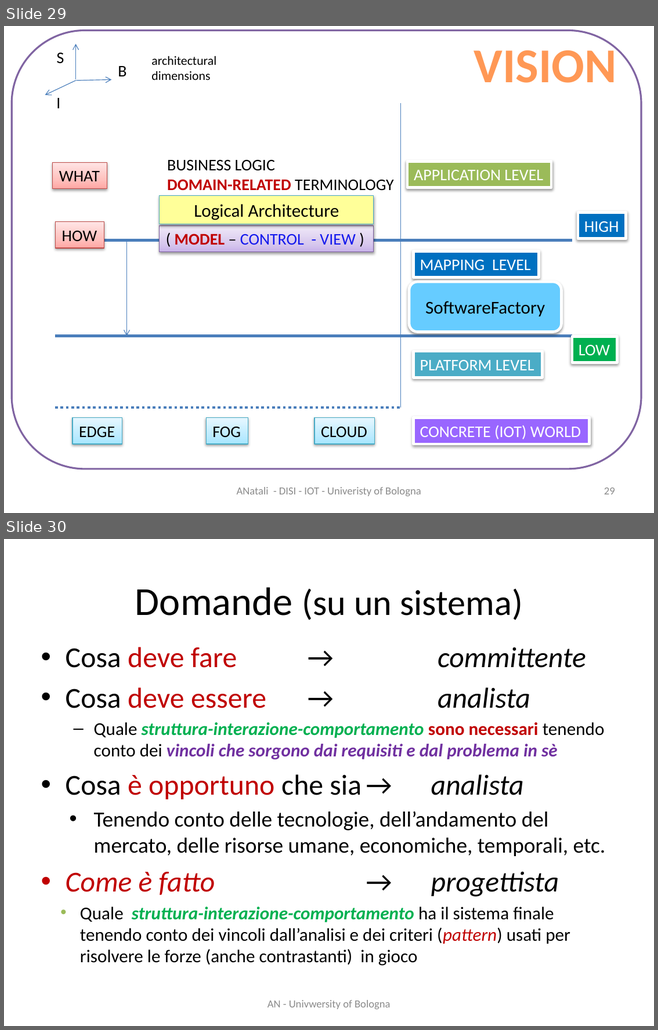
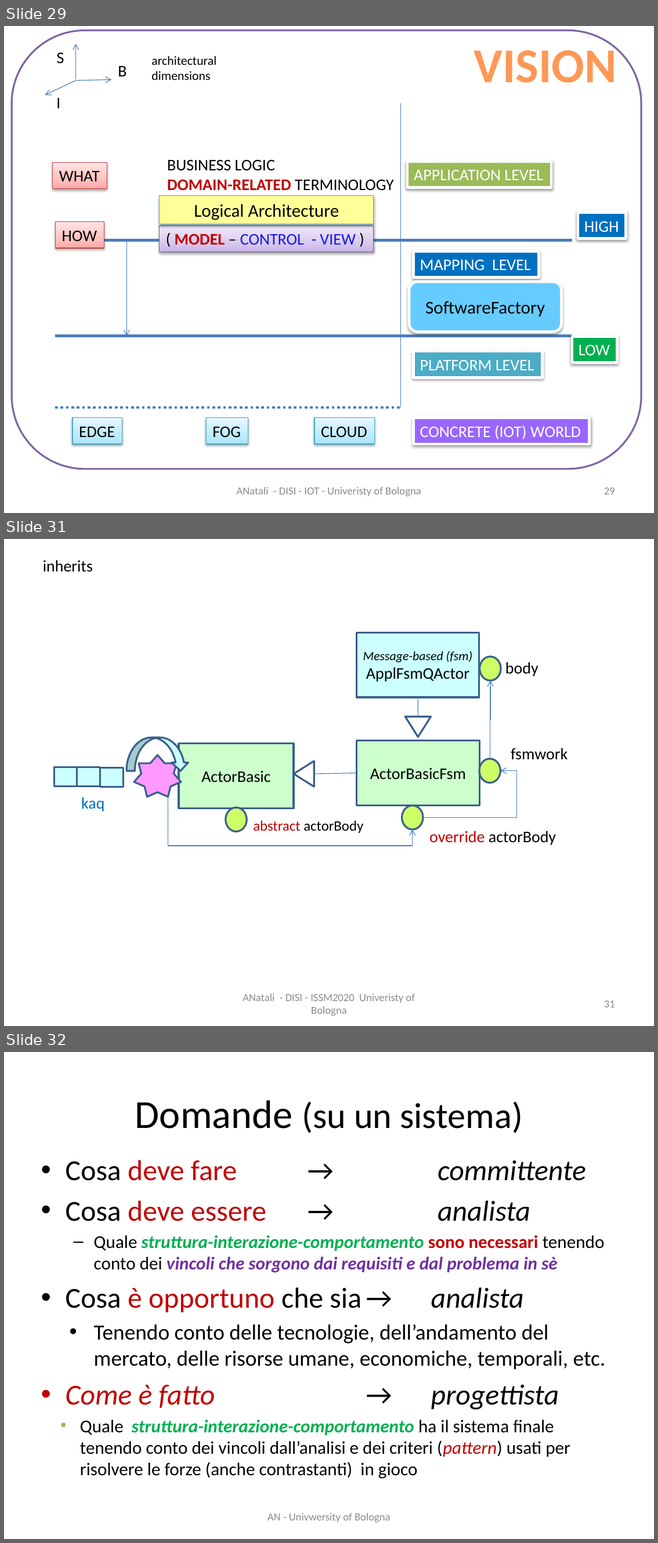
Before and after one commit to anatali/iss2020LabBo, a slide deck: it.unibo.issLabStart/userDocs/ISSM2020.pptx. Shown one above the other, each under a label of ours: slides 29 and 30 before the commit, slides 29, 31 and 32 after it; the slides between them are not shown. The pictures are 658x1030 and 658x1543 pixels, drawn with LibreOffice and Linux fonts; fonts in the diff are those of the drawing. Boxes give left, top, right and bottom in pixels: in the first picture for what was removed or moved away, otherwise in the second. Text is boxed around its words. In the diff, an @@ line names an element or a change of style, - is before the commit and + after.

```diff
--- a/it.unibo.issLabStart/userDocs/ISSM2020.pptx
+++ b/it.unibo.issLabStart/userDocs/ISSM2020.pptx
@@ slide 31 added at box(4, 539, 654, 1026), background #FFFFFF @@
@@ text added at box(43, 560, 93, 572), 18 pt, text #000000 @@
+inherits
@@ rectangle added at box(356, 632, 479, 697), fill #CCFFFF, outline #3A5F8C 2 pt, 14 pt, text #000000, italic @@
+Message-based (fsm)
+ApplFsmQActor
@@ ellipse added at box(480, 657, 501, 681), fill #CCFF66, outline #3A5F8C 2 pt @@
@@ text added at box(505, 662, 538, 676), 18 pt, text #000000 @@
+body
@@ elbow arrow added from (489, 759) to (490, 681), #4B7EBC 0.75 pt @@
@@ line added from (418, 697) to (418, 716), #4B7EBC 0.75 pt @@
@@ triangle added at box(405, 716, 430, 736), fill #FFFFFF, outline #3A5F8C 2 pt @@
@@ curved down arrow added at box(126, 738, 188, 771), fill #CCFFFF, outline #3A5F8C 2 pt @@
@@ rectangle added at box(179, 744, 294, 809), fill #CCFFCC, outline #3A5F8C 2 pt, 18 pt, text #000000 @@
+ActorBasic
@@ rectangle added at box(357, 740, 480, 805), fill #CCFFCC, outline #3A5F8C 2 pt, 18 pt, text #000000 @@
+ActorBasicFsm
@@ star added at box(134, 755, 181, 797), fill #FF99FF, outline #3A5F8C 2 pt @@
@@ triangle added at box(294, 761, 314, 787), fill #FFFFFF, outline #3A5F8C 2 pt @@
@@ ellipse added at box(479, 759, 500, 783), fill #CCFF66, outline #3A5F8C 2 pt @@
@@ text added at box(510, 748, 567, 760), 18 pt, text #000000 @@
+fsmwork
@@ rectangle added at box(54, 767, 76, 786), fill #CCFFFF, outline #3A5F8C 2 pt @@
@@ rectangle added at box(76, 768, 100, 787), fill #CCFFFF, outline #3A5F8C 2 pt @@
@@ rectangle added at box(100, 768, 123, 787), fill #CCFFFF, outline #3A5F8C 2 pt @@
@@ line added from (314, 774) to (357, 773), #4B7EBC 0.75 pt @@
@@ elbow arrow added from (423, 817) to (500, 771), #4B7EBC 0.75 pt @@
@@ text added at box(81, 797, 104, 812), 18 pt, text #0070C0 @@
+kaq
@@ elbow arrow added from (168, 797) to (412, 830), #4B7EBC 0.75 pt @@
@@ ellipse added at box(226, 808, 247, 831), fill #CCFF66, outline #3A5F8C 2 pt @@
@@ ellipse added at box(401, 805, 423, 830), fill #CCFF66, outline #3A5F8C 2 pt @@
@@ text added at box(253, 820, 363, 833), 16 pt, text #000000 @@
+abstract actorBody
@@ text added at box(429, 831, 556, 845), 18 pt, text #000000 @@
+override actorBody
@@ text added at box(242, 994, 415, 1016), 12 pt, text #8C8C8C @@
+ANatali - DISI - ISSM2020 Univeristy of Bologna
@@ page number added at box(604, 1001, 615, 1008), 12 pt, text #8C8C8C @@
+31
@@ what was slide 30 is now slide 32 @@
```
Also in this commit, not shown: 3 slides changed, 1 other slide added, 1 slide removed, 34 other files.
